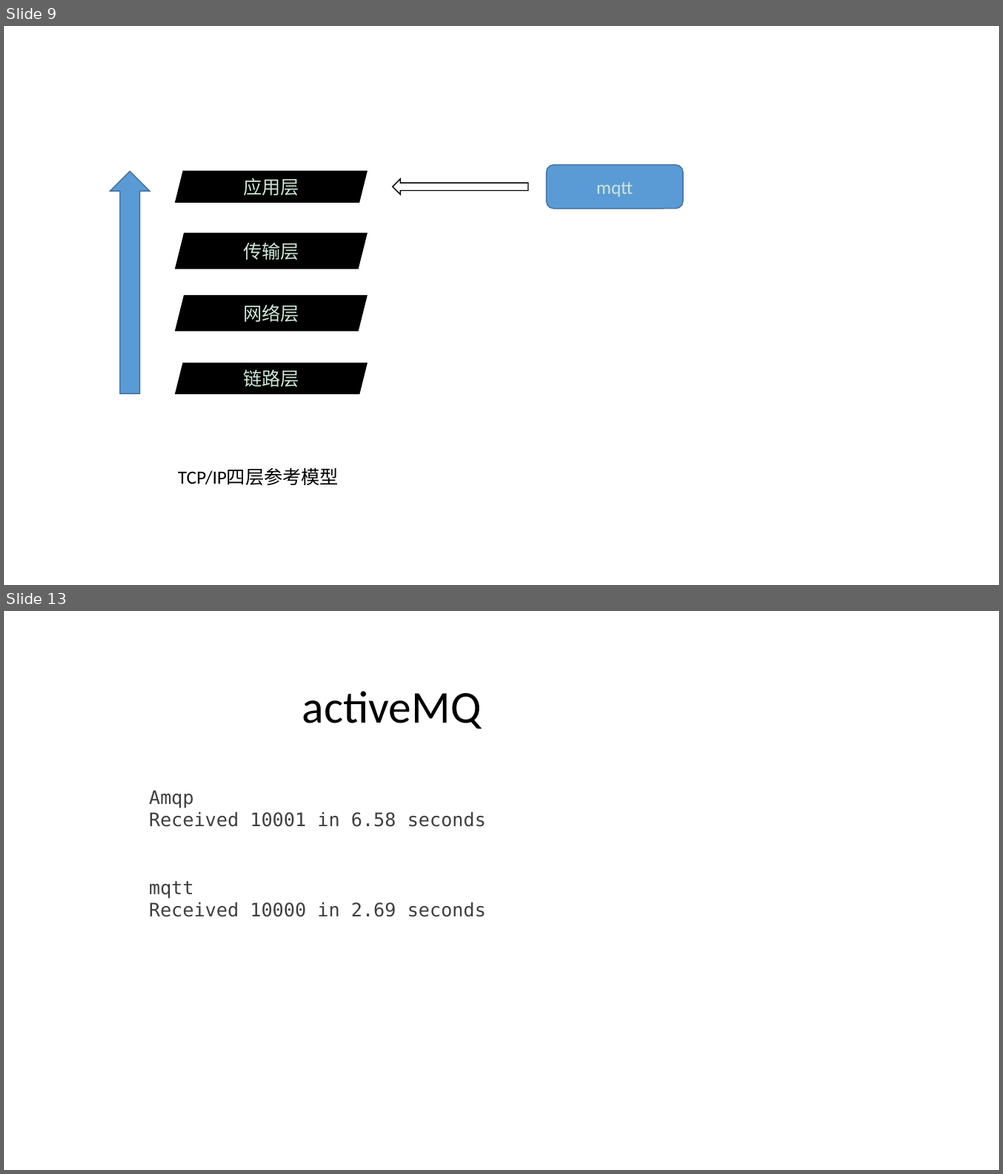
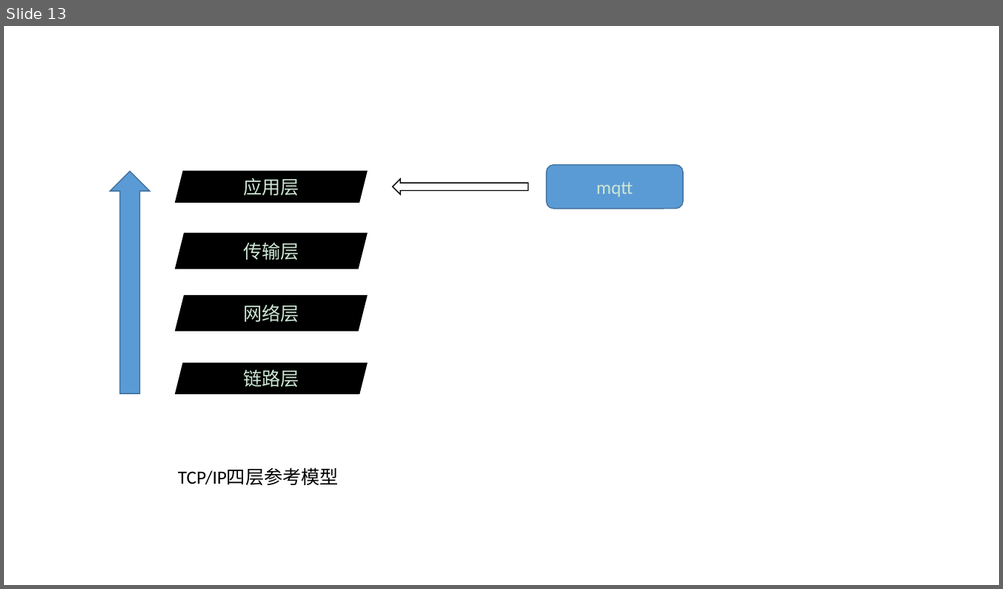
Before and after one commit to fanhuajun/notes, a slide deck: linux/MQTT.pptx. Shown one above the other, each under a label of ours: slides 9 and 13 before the commit, slide 13 after it; the slides between them are not shown. The pictures are 1003x1174 and 1003x589 pixels, drawn with LibreOffice and Linux fonts; fonts in the diff are those of the drawing. Boxes give left, top, right and bottom in pixels: in the first picture for what was removed or moved away, otherwise in the second. Text is boxed around its words. In the diff, an @@ line names an element or a change of style, - is before the commit and + after.

```diff
--- a/linux/MQTT.pptx
+++ b/linux/MQTT.pptx
@@ slide 13 removed at bbox=[4, 611, 999, 1170], background #CDE7D5 @@
@@ text removed at bbox=[302, 691, 481, 729] @@
-activeMQ
@@ text removed at bbox=[149, 790, 486, 827] @@
-Amqp
-Received 10001 in 6.58 seconds
@@ text removed at bbox=[149, 881, 486, 917] @@
-mqtt
-Received 10000 in 2.69 seconds
@@ what was slide 9 is now slide 13 @@
```
Also in this commit, not shown: 2 slides changed, 5 slides added, 3 other slides removed, 4 other files.
